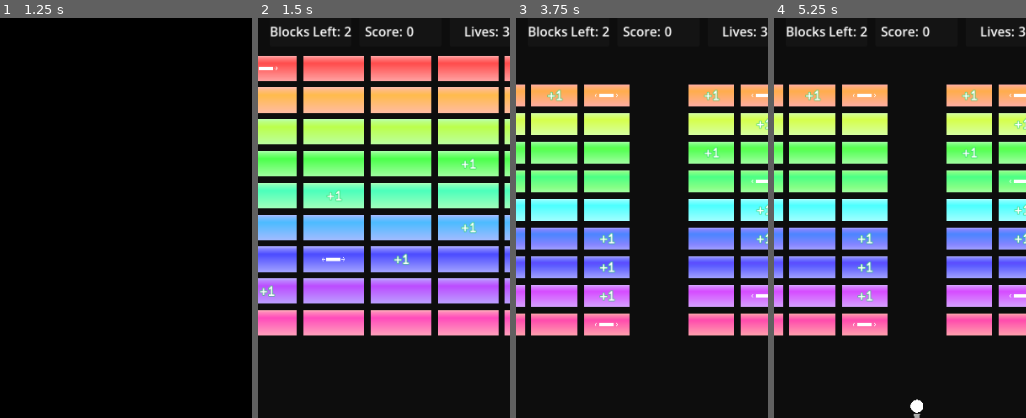
Above: before the commit, frames 1-4 (left to right).
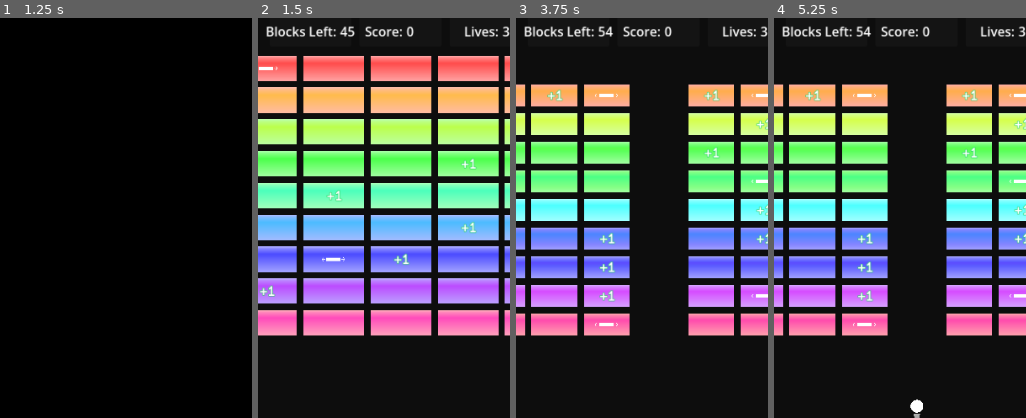
Above: after the commit, the same moments.

Repository: ProudFridge/Breakout
Game: Godot game, scene res://scenes/main_menu/main_menu.tscn
Same seed, same stepped clock (60 frames per second), same inputs: the game is played once before the commit and once after it. Sound files missing from this copy of the repository are replaced by a short silence.
Inputs (mouse positions are % of the whole screen's width and height, from its top left):
- Up to frame 1 (1.25 s): click "Hard" at 0.5 s
- Up to frame 2 (1.5 s): click "Easy" at 1.25 s
- Up to frame 3 (3.75 s): click "Previous Level" at 2 s; click "Next Level" at 2.75 s; click "Next Level" at 3.5 s
- Up to frame 4 (5.25 s): tap Enter at 4.25 s; move the mouse to (72, 45) at 4.27 s; hold D (move_right) 4.28-5.03 s; tap Shift (dash) at 4.35 s; click (72, 45) at 4.42 s; tap Space at 5 s; move the mouse to (30, 55) at 5.02 s; hold Down from 5.03 s (still down); tap Alt at 5.1 s
The pictures show only the part of the screen within x 19-69%, y 0-50%; the shares and areas given below are measured in that part.

Frame 1 is identical in both runs. In frame 2, 0.6% of the frame differs, in the area x 3-39%, y 2-5%; in frame 3, 0.7%; in frame 4, 0.7%.

Commit message:
Make the trails the same colors as the balls

Diff:
--- a/scenes/arena/arena.tscn
+++ b/scenes/arena/arena.tscn
@@ -116,7 +116,7 @@
 
 [node name="Count" type="Label" parent="CanvasLayer/UI/Header/HBoxContainer/BlocksLeftPanel/BlocksLeft" unique_id=640630894 node_paths=PackedStringArray("block_manager")]
 layout_mode = 2
-text = "2"
+text = "0"
 script = ExtResource("6_ii07k")
 block_manager = NodePath("../../../../../../../BlockManager")
 
--- a/scenes/arena/ui/blocks_left.gd
+++ b/scenes/arena/ui/blocks_left.gd
@@ -5,6 +5,7 @@
 func _ready() -> void:
 	block_manager.block_added.connect(_on_block_manager_block_added)
 	block_manager.block_removed.connect(_on_block_manager_block_removed)
+	text = str(block_manager._block_instances.size())
 
 func _on_block_manager_block_added(_block: Block) -> void:
 	text = str(block_manager._block_instances.size())
--- a/scenes/components/trail_component/trail_component.gd
+++ b/scenes/components/trail_component/trail_component.gd
@@ -11,6 +11,7 @@
 # Called when the node enters the scene tree for the first time.
 func _ready() -> void:
 	characterBody = get_parent()
+	modulate = characterBody.modulate
 	#previousPosition = currentPosition
 	#currentPosition = position
 	#position = characterBody.position
--- a/scenes/congrats/return_to_main_menu.gd
+++ b/scenes/congrats/return_to_main_menu.gd
@@ -5,3 +5,4 @@
 
 func _on_pressed() -> void:
 	SwitcherSingleton.switch_from_to("res://scenes/main_menu/main_menu.tscn", SwitcherSingleton.TRANSITION_TYPE.SLIDE)
+	GameManager.currentLevel = 0
--- a/scenes/managers/ability_manager/ability_manager.gd
+++ b/scenes/managers/ability_manager/ability_manager.gd
@@ -18,6 +18,7 @@
 		print("CLONE")
 		AudioManager.play_sound("clone")
 		var ballInstance: Ball = BALL.instantiate()
+
 		ballInstance.isClone = true
 		ballInstance.ballRadius = 6
 		ballInstance.position = ball.position - Vector2(10, 10)
